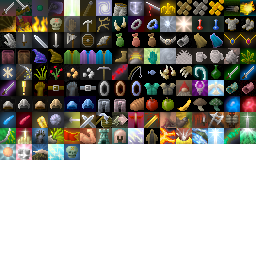
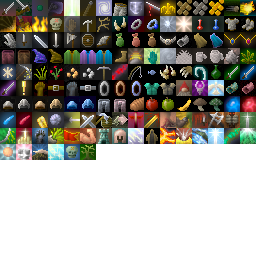
The second (256, 256) image is a revision of the first. Changes to its layers:
painted on "Background" over [81, 145, 95, 160]
painted on "shade" over [80, 144, 96, 160]
